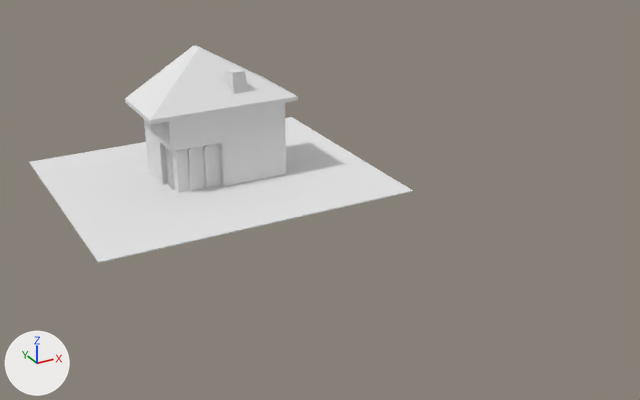
Before and after pictures for a commit that changed the Blender file models/house.blend.
The view is the same before and after, from a camera (50 mm lens) standing at (-302.0, -763.0, 268.0) and looking at (53.0, -119.0, -54.0). The lights are fixed; the arrows at lower left show +X, +Y and +Z.

The first picture shows 'gravel', 'house'.
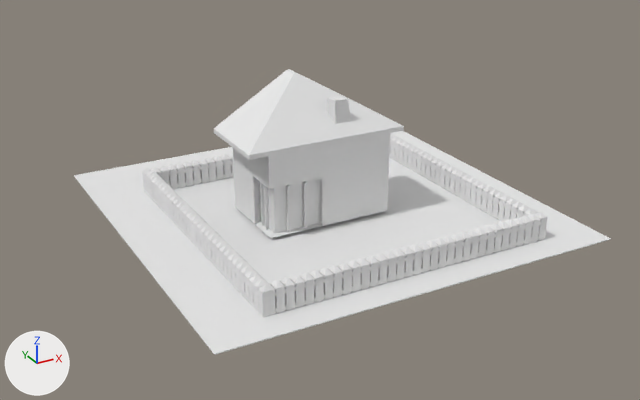
Where the newer file only moved an object's origin or applied its transform, the numbers keep the older frame.

Changed parts and their boxes (x1, y1, x2, y2) in the pictures (640 x 400 px):
'gravel', mesh rescaled (40% wider, 53% taller): before (29, 117, 413, 263); after (74, 131, 611, 355)
'house', moved: before (125, 45, 298, 197); after (214, 69, 404, 238)
'fence', added: after (142, 133, 547, 317)

What changed in the scene script:
```text
Add mat_fence:
    mat_fence = diffuse_material('fence')
    mat_fence.base_color = (0.8, 0.8, 0.8)  # white #e7e7e7
Change me_gravel:
    where me_gravel.from_pydata(...)  # 8 vertices, 6 faces; spans x -1.0..1.0, y -1.0..1.0, z -1.0..1.0
    used by ob_gravel; location = (-4.3, -6.3, -60.2); scale = (150.0, 125.0, 0.5)
    me_gravel part 1: the whole mesh is scaled about its middle by (1.2, 1.44, 0.761), then moved by (0.41, -0.85, -5.54)
Change me_house:
    where me_house.from_pydata(...)  # 233 vertices, 218 faces; spans x -73.4..73.4, y -37.6..37.6, z -59.6..59.6
    used by ob_house; location = (0.0, 0.0, 0.0)
    me_house part 2: the whole mesh is moved by (15.0, -118.5, -0.1)
Add me_fence:
    me_fence.from_pydata(...)  # 3220 vertices, 3992 faces; spans x -15.3..62.3, y -51.5..0.9, z -1.1..0.4
    me_fence.materials.append(mat_fence)  # its picture is missing
Change ob_house:
    ob_house.location: (0.0, 0.0, 0.0) -> (25.2, -2.4, 0.0)
Add ob_fence:
    ob_fence = bpy.data.objects.new('fence', me_fence)
    ob_fence.location = (-22.8, -8.1, -44.4)
    ob_fence.scale = (3.38, 5.0, 16.9)
```
